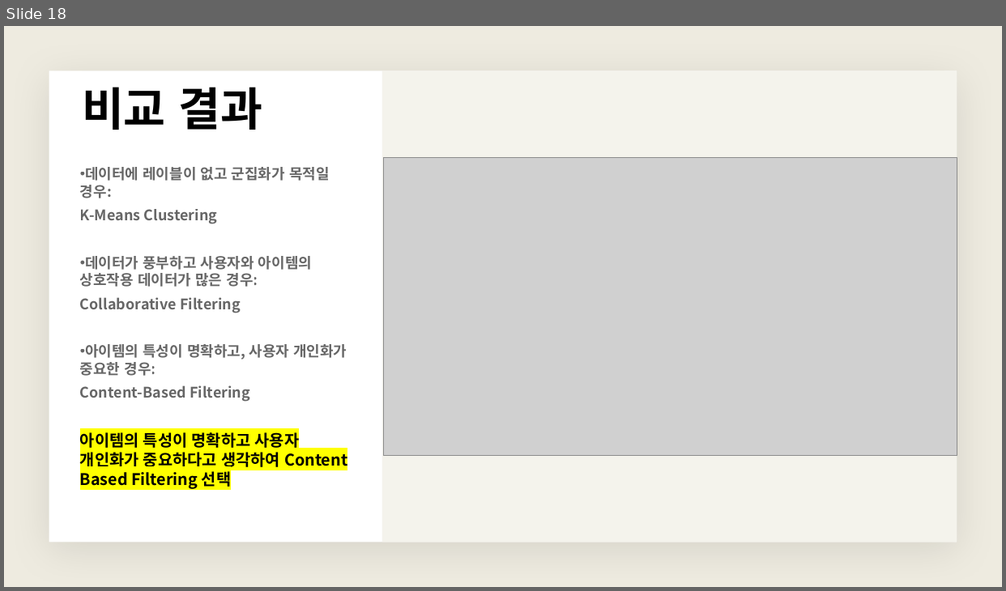
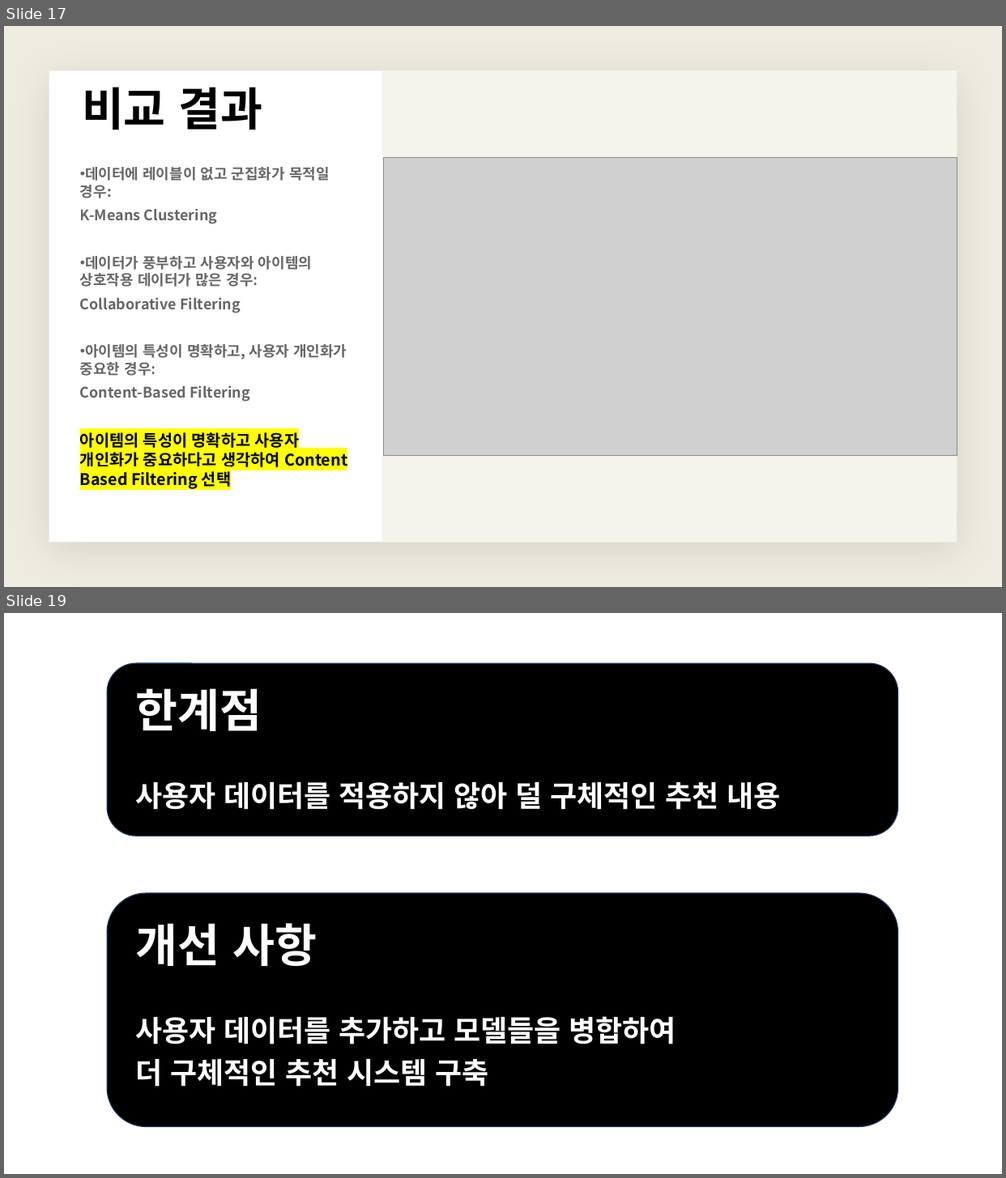
Before and after one commit to aaronkr-classroom/0-ml-team-project-pm-data, a slide deck: 넷플릭스 영화 추천 시스템 최종.pptx. Shown one above the other, each under a label of ours: slide 18 before the commit, slides 17 and 19 after it; the slides between them are not shown. The pictures are 1006x591 and 1006x1178 pixels, drawn with LibreOffice and Linux fonts; fonts in the diff are those of the drawing; grey boxes stand for pictures. Boxes give left, top, right and bottom in pixels: in the first picture for what was removed or moved away, otherwise in the second. Text is boxed around its words. In the diff, an @@ line names an element or a change of style, - is before the commit and + after.

```diff
--- a/넷플릭스 영화 추천 시스템 최종.pptx
+++ b/넷플릭스 영화 추천 시스템 최종.pptx
@@ slide 19 added at <box>4,613,1002,1174</box>, background #FFFFFF @@
@@ rounded rectangle added at <box>108,663,898,836</box>, fill #000000, outline #1E3256 1 pt @@
@@ title added at <box>135,688,262,731</box>, 44 pt, text #FFFFFF, bold @@
+한계점
@@ text added at <box>135,782,781,810</box>, 28 pt, text #FFFFFF, bold @@
+사용자 데이터를 적용하지 않아 덜 구체적인 추천 내용
@@ rounded rectangle added at <box>108,894,898,1127</box>, fill #000000, outline #1E3256 1 pt @@
@@ text added at <box>135,923,317,966</box>, 44 pt, text #FFFFFF, bold @@
+개선 사항
@@ text added at <box>135,1016,676,1087</box>, 28 pt, text #FFFFFF, bold @@
+사용자 데이터를 추가하고 모델들을 병합하여
+더 구체적인 추천 시스템 구축
@@ what was slide 18 is now slide 17 @@
```
Also in this commit, not shown: 5 slides changed, 1 other slide added, 2 slides removed.
